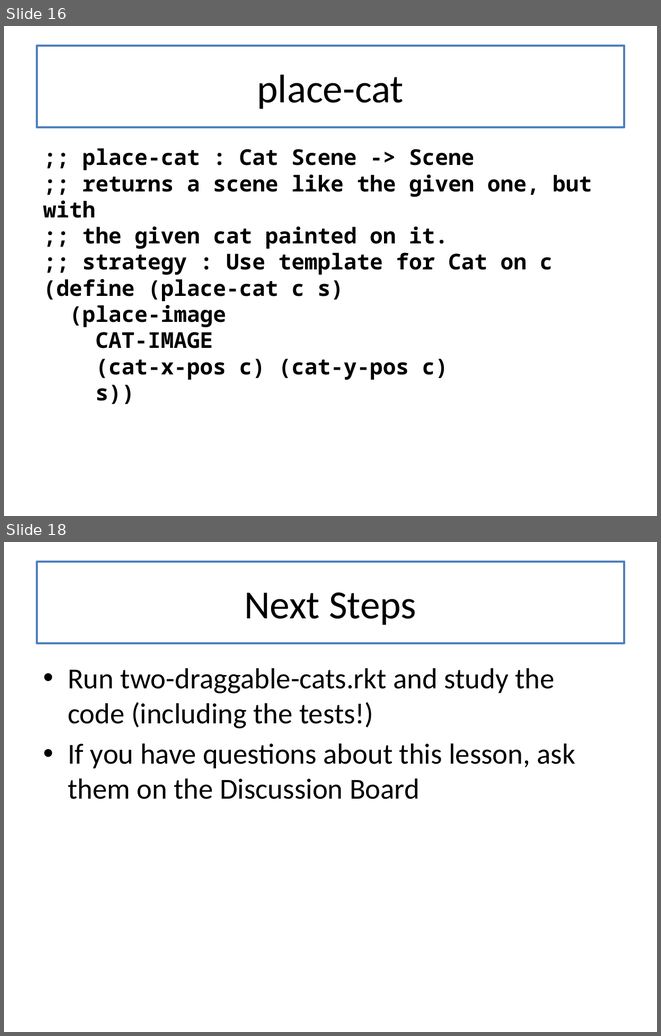
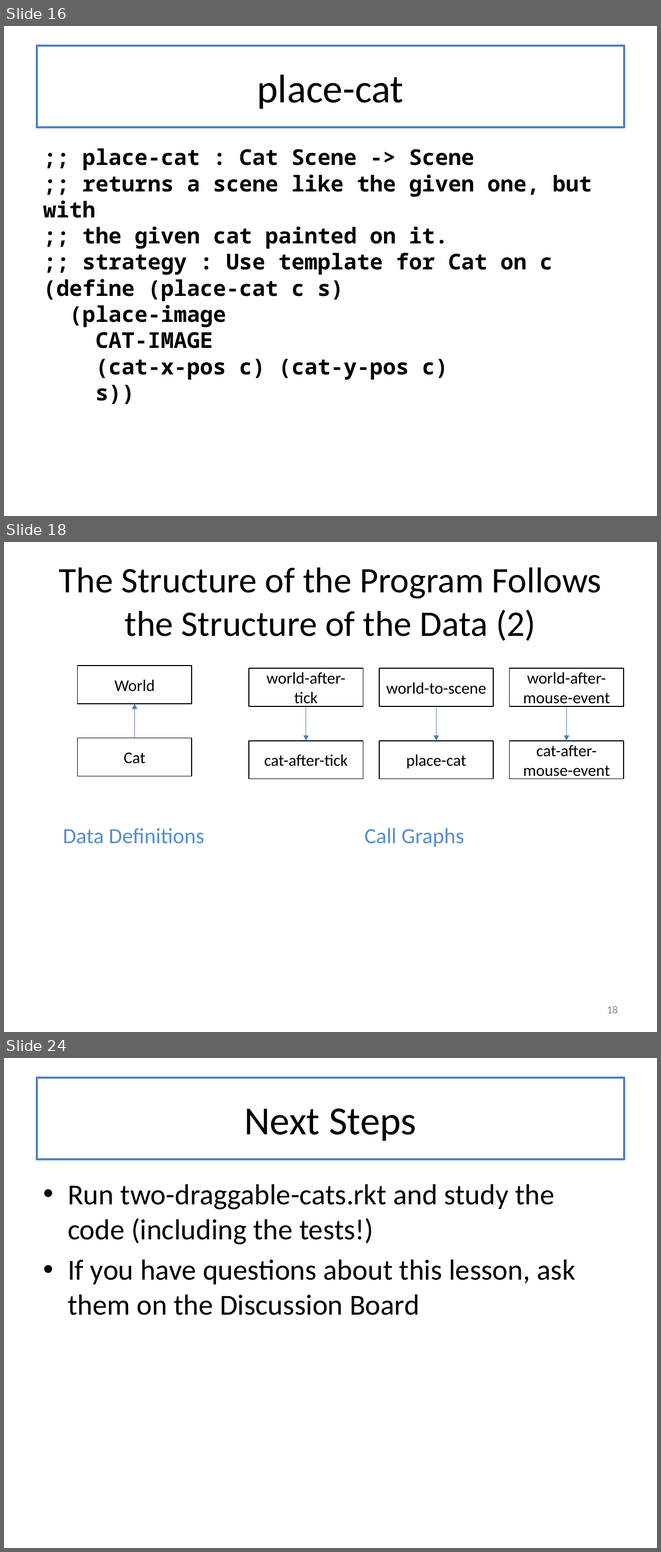
Before and after one commit to mwand/cs5010f16, a slide deck: Slides/Lesson 3.4 Two Draggable Cats.pptx. Shown one above the other, each under a label of ours: slides 16 and 18 before the commit, slides 16, 18 and 24 after it; the slides between them are not shown. The pictures are 661x1036 and 661x1552 pixels, drawn with LibreOffice and Linux fonts; fonts in the diff are those of the drawing. Boxes give left, top, right and bottom in pixels: in the first picture for what was removed or moved away, otherwise in the second. Text is boxed around its words. In the diff, an @@ line names an element or a change of style, - is before the commit and + after.

Commit message:
added slides about 'Program Structure follows Data Structure' to L3.4

```diff
--- a/Slides/Lesson 3.4 Two Draggable Cats.pptx
+++ b/Slides/Lesson 3.4 Two Draggable Cats.pptx
@@ slide 18 added at <box>4,542,657,1032</box>, background #FFFFFF @@
@@ title added at <box>37,559,624,641</box>, fill #FFFFFF, outline #4F81BD 2 pt, 39.6 pt, text #000000 @@
+The Structure of the Program Follows the Structure of the Data (2)
@@ rectangle added at <box>77,665,192,703</box>, outline #000000 1 pt, 18 pt, text #000000 @@
+World
@@ rectangle added at <box>249,668,363,706</box>, outline #000000 1 pt, 18 pt, text #000000 @@
+world-after-tick
@@ rectangle added at <box>379,668,493,706</box>, outline #000000 1 pt, 18 pt, text #000000 @@
+world-to-scene
@@ rectangle added at <box>510,668,624,706</box>, outline #000000 1 pt, 18 pt, text #000000 @@
+world-after-mouse-event
@@ arrow added from (134, 738) to (134, 704), #4B7EBC 0.75 pt @@
@@ arrow added from (306, 706) to (306, 741), #4B7EBC 0.75 pt @@
@@ arrow added from (436, 706) to (436, 741), #4B7EBC 0.75 pt @@
@@ arrow added from (566, 706) to (566, 741), #4B7EBC 0.75 pt @@
@@ rectangle added at <box>77,738,192,776</box>, outline #000000 1 pt, 18 pt, text #000000 @@
+Cat
@@ rectangle added at <box>249,741,363,778</box>, outline #000000 1 pt, 18 pt, text #000000 @@
+cat-after-tick
@@ rectangle added at <box>379,741,493,778</box>, outline #000000 1 pt, 18 pt, text #000000 @@
+place-cat
@@ rectangle added at <box>510,741,624,778</box>, outline #000000 1 pt, 18 pt, text #000000 @@
+cat-after-mouse-event
@@ text added at <box>63,828,204,844</box>, 24 pt, text #558ED5 @@
+Data Definitions
@@ text added at <box>364,828,464,847</box>, 24 pt, text #558ED5 @@
+Call Graphs
@@ page number added at <box>607,1006,618,1013</box>, 12 pt, text #8C8C8C @@
+18
@@ what was slide 18 is now slide 24 @@
```
Also in this commit, not shown: 1 slide changed, 5 other slides added.
